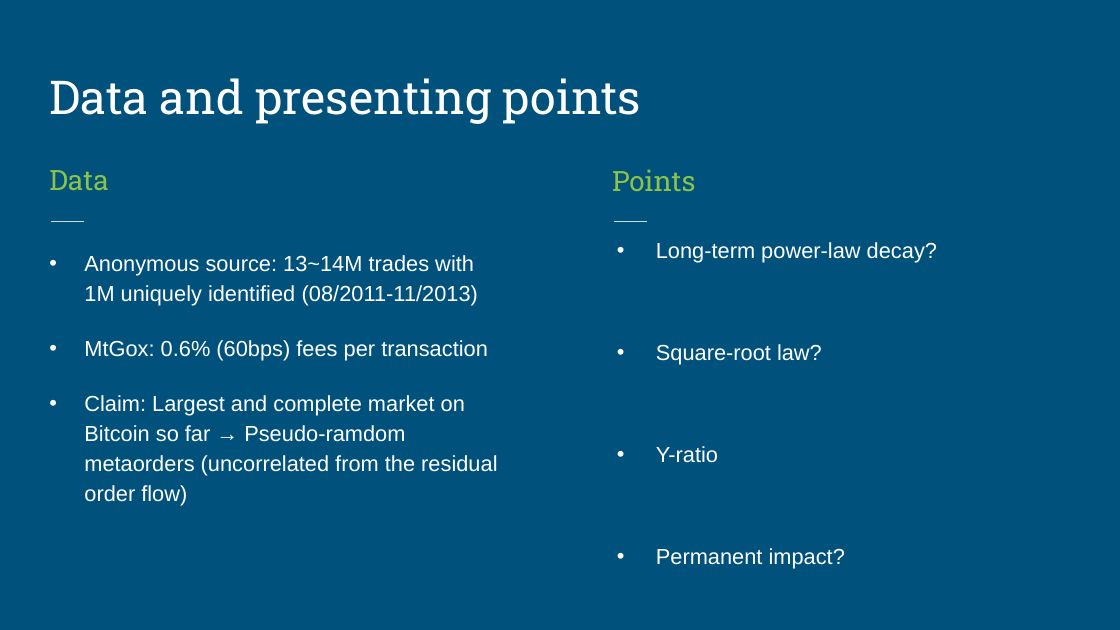
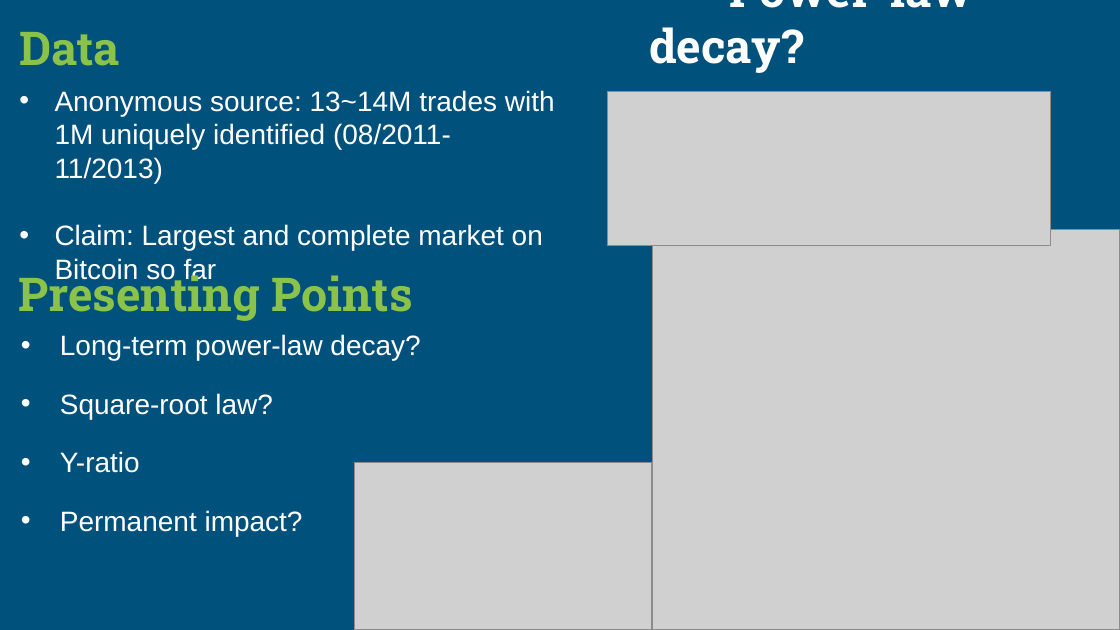
Before and after one commit to noisyoscillator/MTH9879_Market_Microstructure, a slide deck: slide 2 of HW/Presentation/MTH9879-Presentation #4.pptx. Drawn at 1120x630 pixels with LibreOffice and Linux fonts; fonts in the diff are those of the drawing; grey boxes stand for pictures. Boxes give left, top, right and bottom in pixels: in the first picture for what was removed or moved away, otherwise in the second. Text is boxed around its words. In the diff, an @@ line names an element or a change of style, - is before the commit and + after.

```diff
--- a/HW/Presentation/MTH9879-Presentation #4.pptx
+++ b/HW/Presentation/MTH9879-Presentation #4.pptx
@@ text "Data": place and size @@
-text "Data" at box(49, 170, 108, 190)
+text "Data" at box(20, 32, 120, 66)
@@ text "Data" at box(20, 32, 120, 66): size 18 to 30 pt, bold on @@
@@ text added at box(649, 0, 973, 73), 30 pt, text #FFFFFF, bold @@
+Power-law decay?
@@ title removed at box(49, 78, 641, 124) @@
-Data and presenting points
@@ text added at box(55, 90, 555, 284), 18 pt, text #FFFFFF @@
+• Anonymous source: 13~14M trades with 1M uniquely identified (08/2011-11/2013)
+• Claim: Largest and complete market on Bitcoin so far
@@ picture added at box(607, 92, 1051, 246) @@
@@ text removed at box(612, 169, 695, 191) @@
-Points
@@ line removed from (52, 222) to (84, 222) @@
@@ line removed from (614, 222) to (647, 222) @@
@@ picture added at box(652, 230, 1120, 629) @@
@@ text added at box(18, 269, 413, 321), 30 pt, text #8BC34A, bold @@
+Presenting Points
@@ text "Long-term power-law decay?": place and size @@
-text "Long-term power-law decay?" at box(656, 242, 937, 569)
+text "Long-term power-law decay?" at box(60, 334, 420, 536)
@@ text "Long-term power-law decay?" at box(60, 334, 420, 536): size 14 to 18 pt @@
@@ text removed at box(84, 340, 497, 506) @@
-• Anonymous source: 13~14M trades with 1M uniquely identified (08/2011-11/2013)
-• MtGox: 0.6% (60bps) fees per transaction
-• Claim: Largest and complete market on Bitcoin so far → Pseudo-ramdom metaorders (uncorrelated from the residual order flow)
@@ picture added at box(354, 463, 652, 630) @@
```
Also in this commit, not shown: 5 other slides changed, 1 slide removed, 3 other files.
